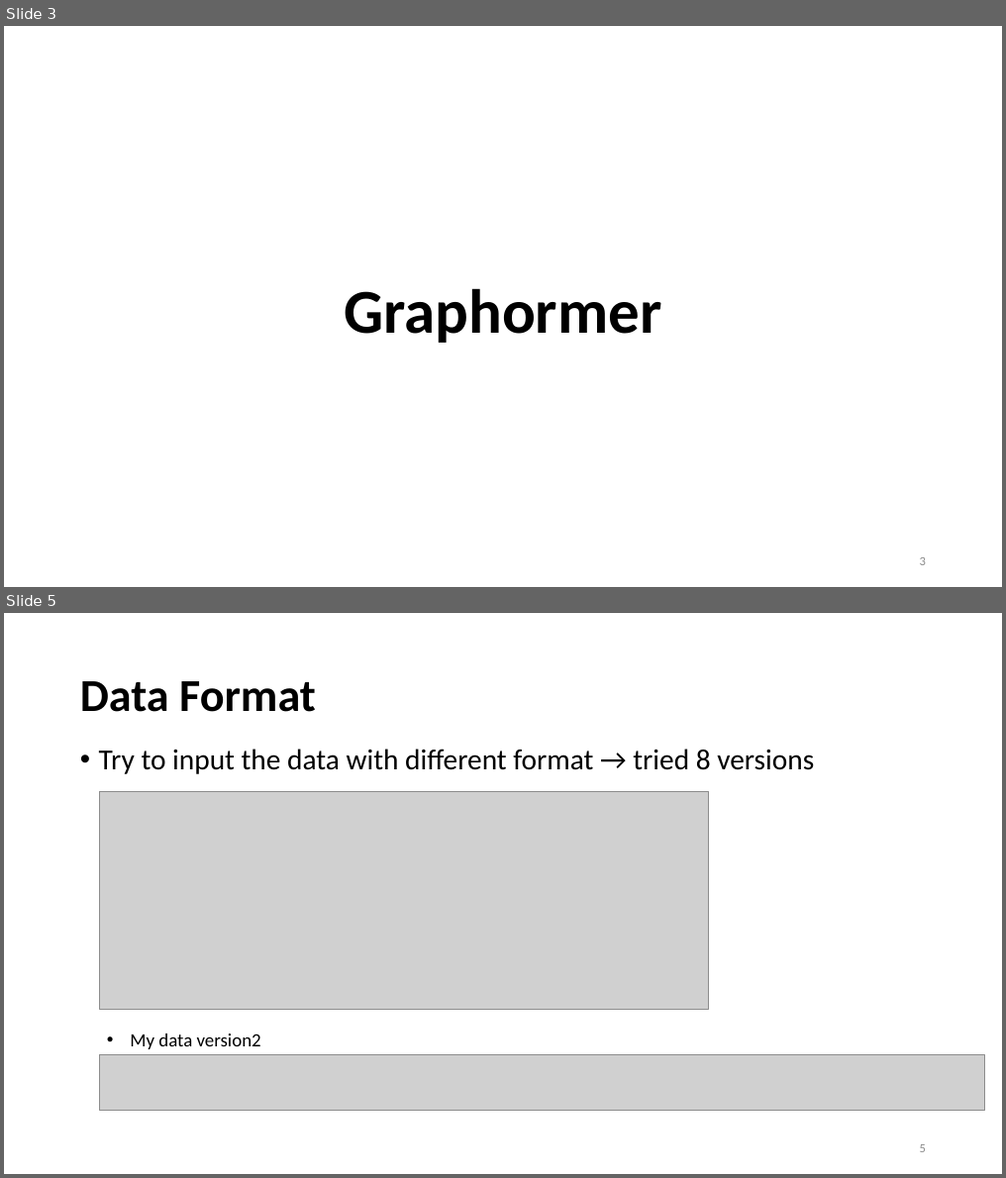
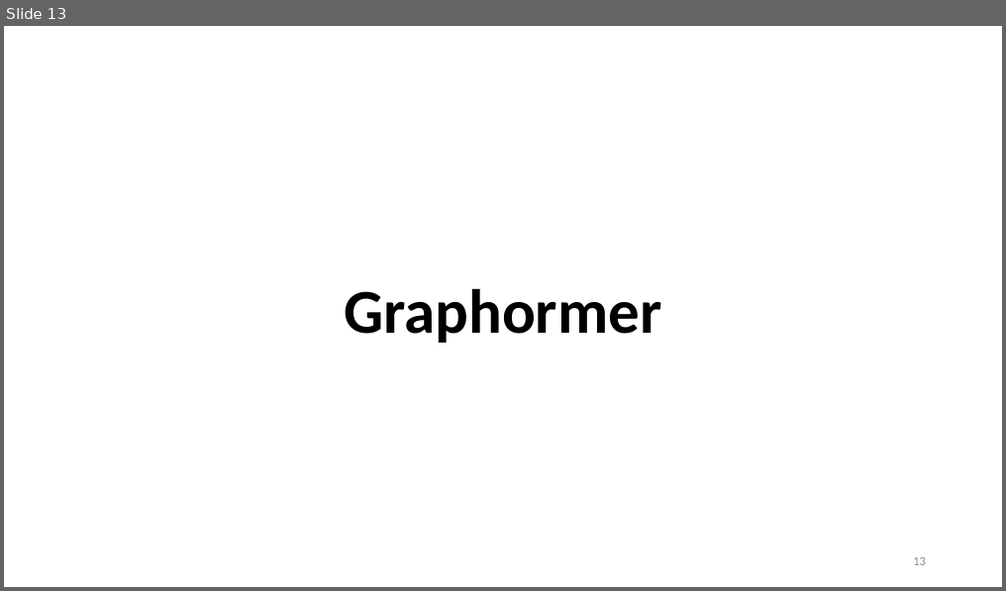
Before and after one commit to Bai1026/Intern-IIS, a slide deck: Meeting/Presentation_0802.pptx. Shown one above the other, each under a label of ours: slides 3 and 5 before the commit, slide 13 after it; the slides between them are not shown. The pictures are 1006x1178 and 1006x591 pixels, drawn with LibreOffice and Linux fonts; fonts in the diff are those of the drawing; grey boxes stand for pictures. Boxes give left, top, right and bottom in pixels: in the first picture for what was removed or moved away, otherwise in the second. Text is boxed around its words. In the diff, an @@ line names an element or a change of style, - is before the commit and + after.

```diff
--- a/Meeting/Presentation_0802.pptx
+++ b/Meeting/Presentation_0802.pptx
@@ slide 5 removed at [4, 613, 1002, 1174], background #FFFFFF @@
@@ title removed at [80, 681, 316, 712] @@
-Data Format
@@ text removed at [99, 749, 814, 774] @@
-• Try to input the data with different format → tried 8 versions
@@ picture removed at [99, 791, 709, 1009] @@
@@ picture removed at [99, 1056, 985, 1111] @@
@@ text removed at [130, 1034, 261, 1050] @@
-• My data version2
@@ page number removed at [920, 1145, 926, 1153] @@
-5
@@ what was slide 3 is now slide 13 @@
@@ page number at [913, 558, 926, 566]: text changed @@
-3
+13
```
Also in this commit, not shown: 7 slides changed, 12 slides added, 8 other slides removed, 47 other files.
